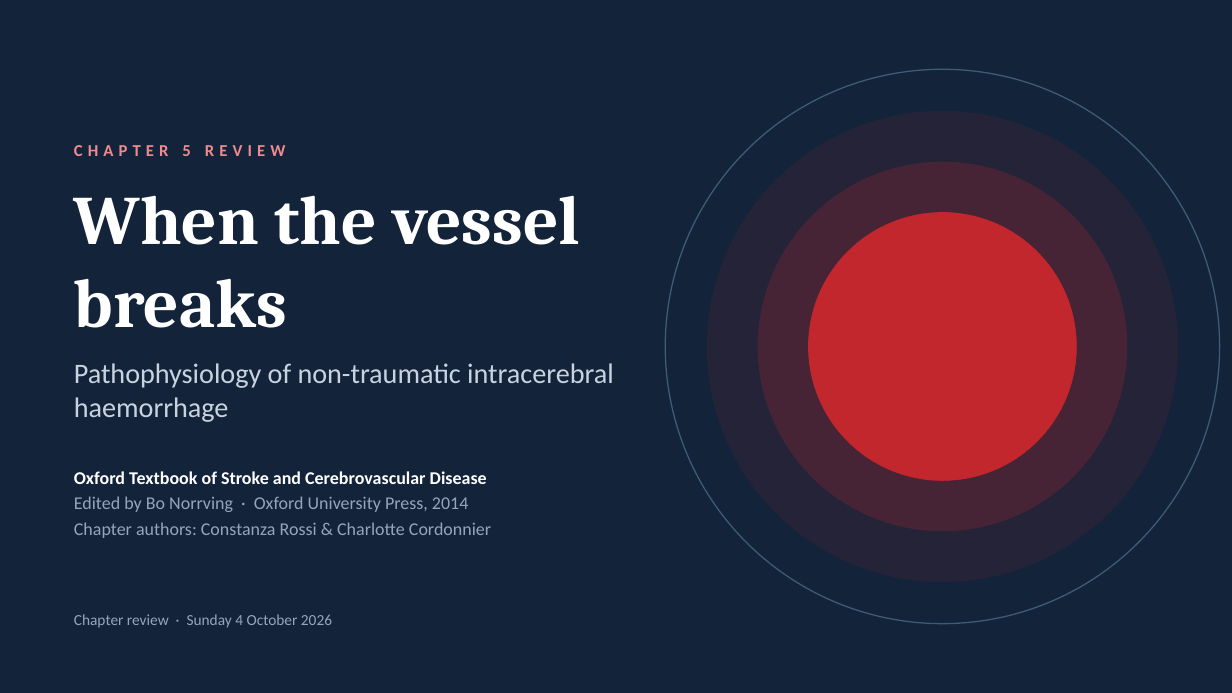
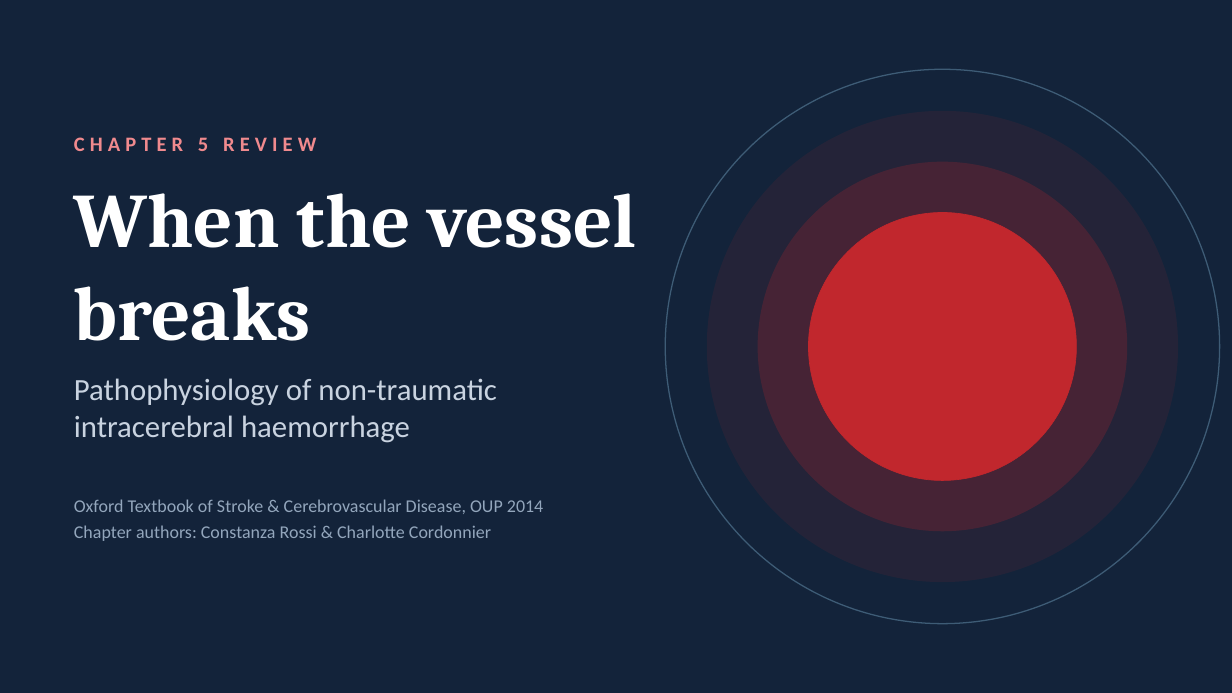
Before and after one commit to fredtom1/fred-Tom-, a slide deck: slide 1 of Chapter5_ICH_Pathophysiology.pptx. Drawn at 1232x693 pixels with LibreOffice and Linux fonts; fonts in the diff are those of the drawing. Boxes give left, top, right and bottom in pixels: in the first picture for what was removed or moved away, otherwise in the second. Text is boxed around its words. In the diff, an @@ line names an element or a change of style, - is before the commit and + after.

```diff
--- a/Chapter5_ICH_Pathophysiology.pptx
+++ b/Chapter5_ICH_Pathophysiology.pptx
@@ text "CHAPTER 5 REVIEW": place and size @@
-text "CHAPTER 5 REVIEW" at <box>74,145,286,156</box>
+text "CHAPTER 5 REVIEW" at <box>74,137,316,151</box>
@@ text "CHAPTER 5 REVIEW" at <box>74,137,316,151</box>: size 13 to 16 pt @@
@@ text "When the vessel breaks" at <box>74,193,637,341</box>: size 54 to 60 pt @@
@@ text "Pathophysiology of non-traumatic intracerebral haemorrhage": place and size @@
-text "Pathophysiology of non-traumatic intracerebral haemorrhage" at <box>74,363,614,422</box>
+text "Pathophysiology of non-traumatic intracerebral haemorrhage" at <box>74,378,497,443</box>
@@ text "Pathophysiology of non-traumatic intracerebral haemorrhage" at <box>74,378,497,443</box>: size 22 to 24 pt @@
@@ text at <box>74,499,543,514</box>: text changed; text colour #FFFFFF to #93A6BC; bold off @@
-Oxford Textbook of Stroke and Cerebrovascular Disease
-Edited by Bo Norrving · Oxford University Press, 2014
+Oxford Textbook of Stroke & Cerebrovascular Disease, OUP 2014
@@ text "Oxford Textbook of Stroke & ...": place and size @@
-text "Oxford Textbook of Stroke & ..." at <box>74,471,491,538</box>
+text "Oxford Textbook of Stroke & ..." at <box>74,499,543,541</box>
@@ text at <box>74,525,491,541</box>: more space between paragraphs @@
@@ text removed at <box>74,614,332,628</box> @@
-Chapter review · Sunday 4 October 2026
```
Also in this commit, not shown: 13 other slides changed, 17 slides added, 11 slides removed, 12 other files.
